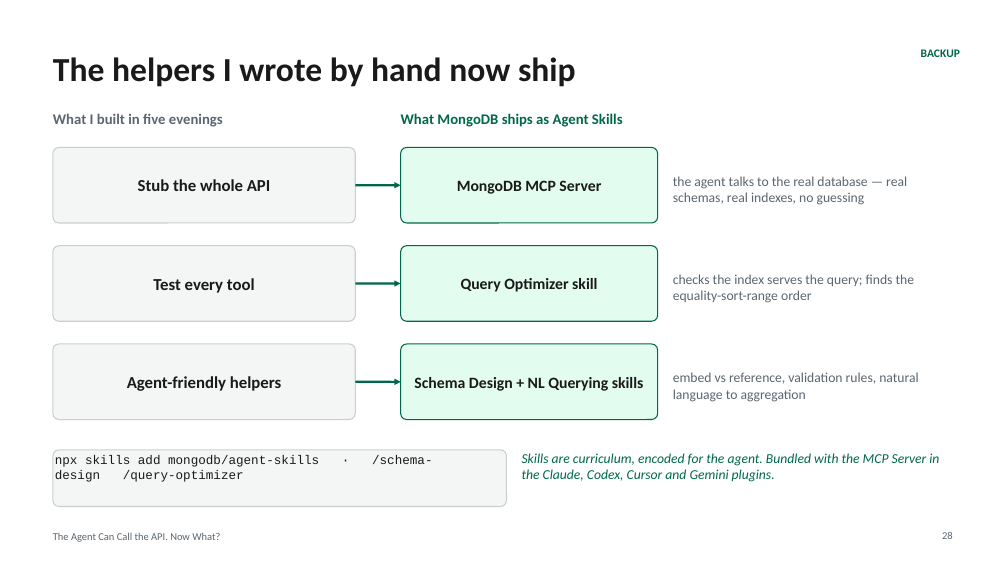
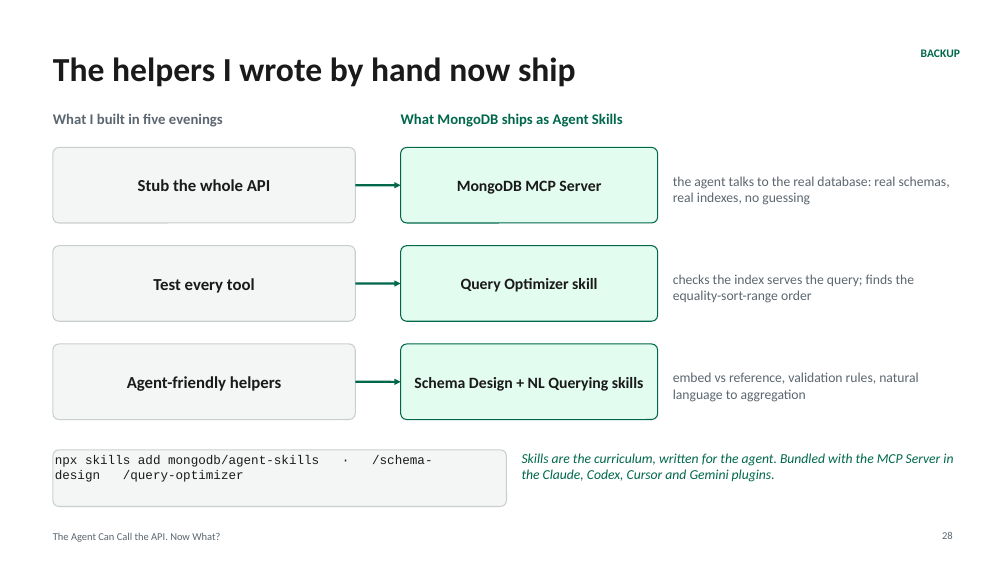
Before and after one commit to eoinjordan/what-should-a-local-agent-remember, a slide deck: slide 28 of slides/what-should-a-local-agent-remember.pptx. Drawn at 1008x567 pixels with LibreOffice and Linux fonts; fonts in the diff are those of the drawing. Boxes give left, top, right and bottom in pixels: in the first picture for what was removed or moved away, otherwise in the second. Text is boxed around its words. In the diff, an @@ line names an element or a change of style, - is before the commit and + after.

```diff
--- a/slides/what-should-a-local-agent-remember.pptx
+++ b/slides/what-should-a-local-agent-remember.pptx
@@ text at box(673, 176, 950, 205): text changed @@
-the agent talks to the real database — real schemas, real indexes, no guessing
+the agent talks to the real database: real schemas, real indexes, no guessing
@@ text at box(522, 453, 953, 482): text changed @@
-Skills are curriculum, encoded for the agent. Bundled with the MCP Server in the Claude, Codex, Cursor and Gemini plugins.
+Skills are the curriculum, written for the agent. Bundled with the MCP Server in the Claude, Codex, Cursor and Gemini plugins.
```
Also in this commit, not shown: 26 other slides changed, 2 slides added, 1 slide removed, 36 other files.
